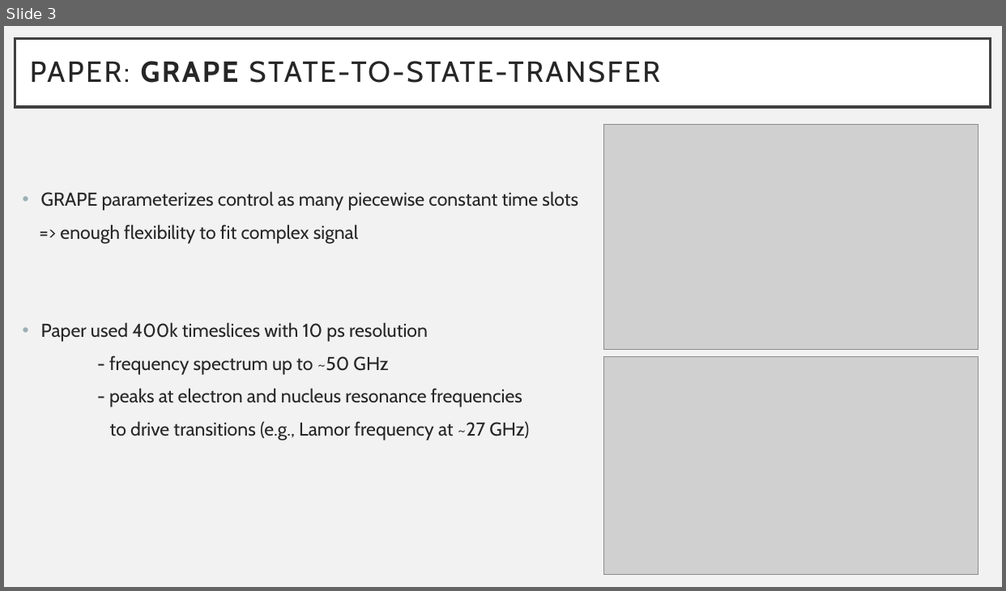
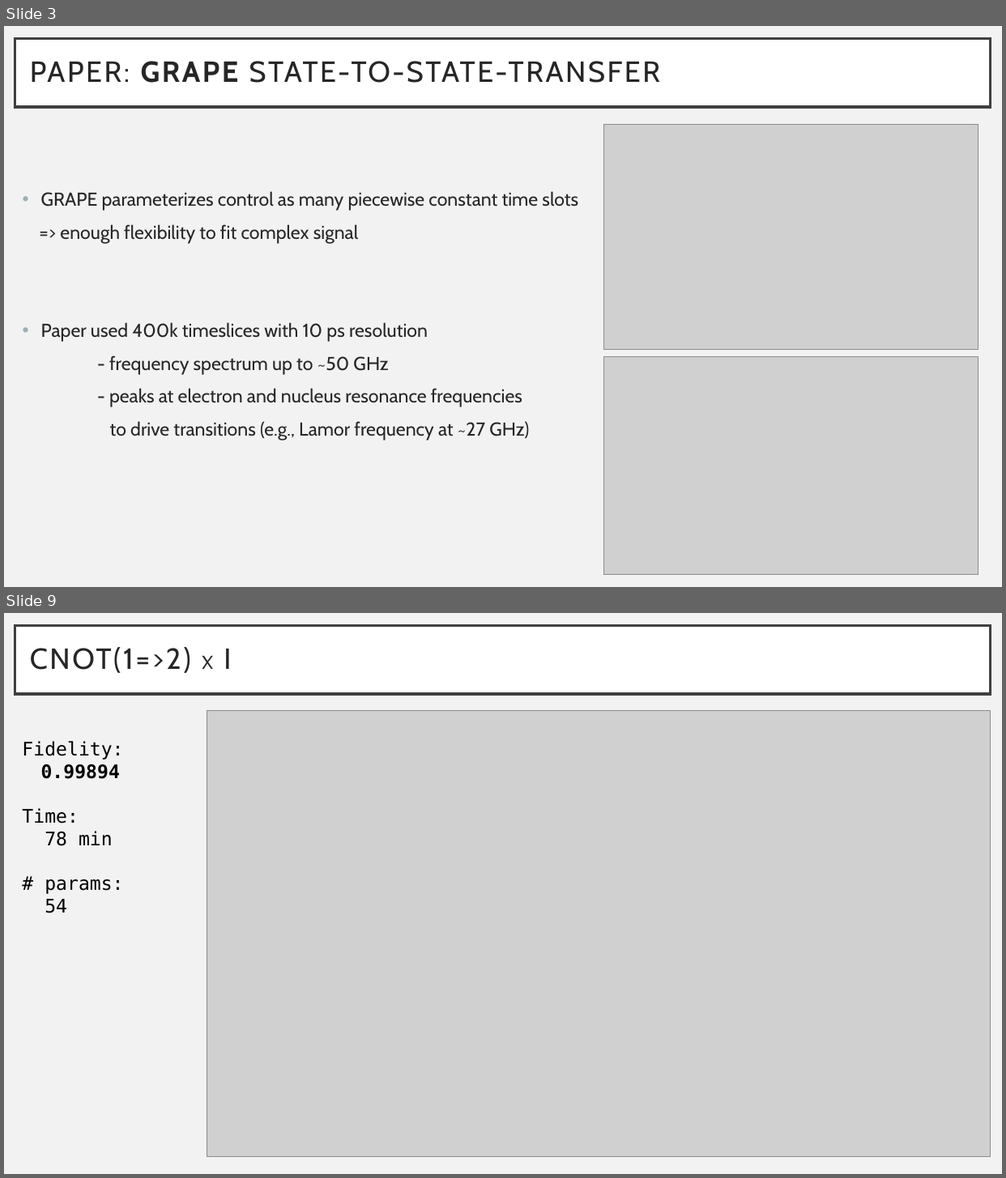
Before and after one commit to johnkrs/GOAT_UXX, a slide deck: GOAT_results.pptx. Shown one above the other, each under a label of ours: slide 3 before the commit, slides 3 and 9 after it; the slides between them are not shown. The pictures are 1006x591 and 1006x1178 pixels, drawn with LibreOffice and Linux fonts; fonts in the diff are those of the drawing; grey boxes stand for pictures. Boxes give left, top, right and bottom in pixels: in the first picture for what was removed or moved away, otherwise in the second. Text is boxed around its words. In the diff, an @@ line names an element or a change of style, - is before the commit and + after.

```diff
--- a/GOAT_results.pptx
+++ b/GOAT_results.pptx
@@ slide 9 added at [4, 613, 1002, 1174], background #F2F2F2 @@
@@ title added at [15, 626, 991, 694], fill #FFFFFF, outline #404040 2.5 pt, 28 pt, text #262626 @@
+CNOT(1=>2) X I
@@ picture added at [207, 711, 991, 1157] @@
@@ text added at [22, 741, 123, 914], 18 pt, text #000000 @@
+Fidelity:
+  0.99894
+Time:
+78 min
+# params:
+54
```
Also in this commit, not shown: 2 slides changed, 10 other slides added, 1 other file.
